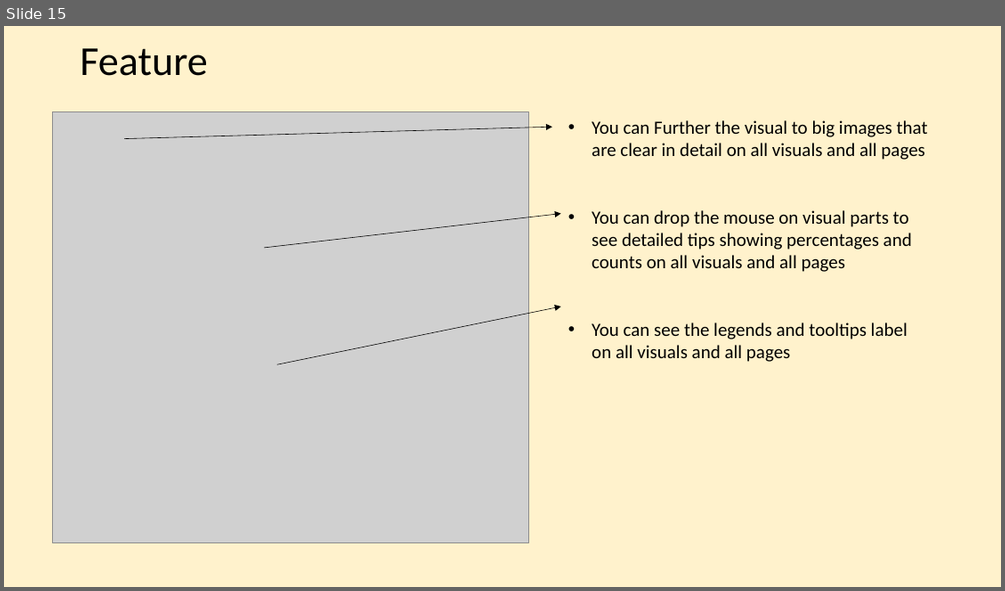
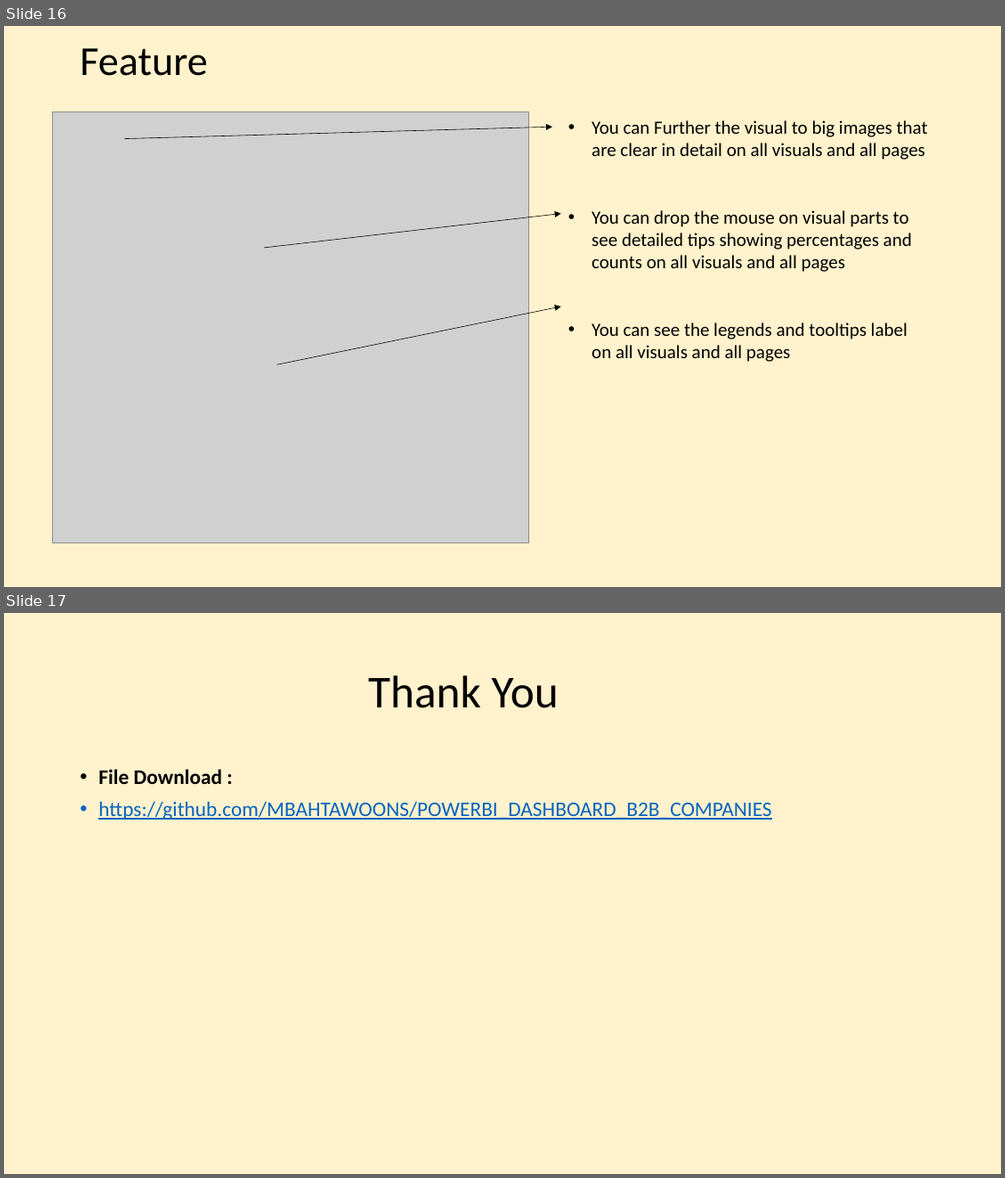
Before and after one commit to MBAHTAWOONS/POWERBI_DASHBOARD_B2B_COMPANIES, a slide deck: B2B POWER BI DASHBOARD CHANEL CUSTOMER AND SEGMENTATION.pptx. Shown one above the other, each under a label of ours: slide 15 before the commit, slides 16 and 17 after it. The pictures are 1005x591 and 1005x1178 pixels, drawn with LibreOffice and Linux fonts; fonts in the diff are those of the drawing; grey boxes stand for pictures. Boxes give left, top, right and bottom in pixels: in the first picture for what was removed or moved away, otherwise in the second. Text is boxed around its words. In the diff, an @@ line names an element or a change of style, - is before the commit and + after.

Commit message:
change file

```diff
--- a/B2B POWER BI DASHBOARD CHANEL CUSTOMER AND SEGMENTATION.pptx
+++ b/B2B POWER BI DASHBOARD CHANEL CUSTOMER AND SEGMENTATION.pptx
@@ slide 17 added at <box>4,613,1001,1174</box>, background #FFF2CC @@
@@ title added at <box>368,675,558,708</box>, 44 pt, text #000000 @@
+Thank You
@@ text added at <box>98,769,771,819</box>, 20 pt, text #0563C1, underline @@
+• File Download :
+• https://github.com/MBAHTAWOONS/POWERBI_DASHBOARD_B2B_COMPANIES
@@ what was slide 15 is now slide 16 @@
```
Also in this commit, not shown: 1 other slide added.
